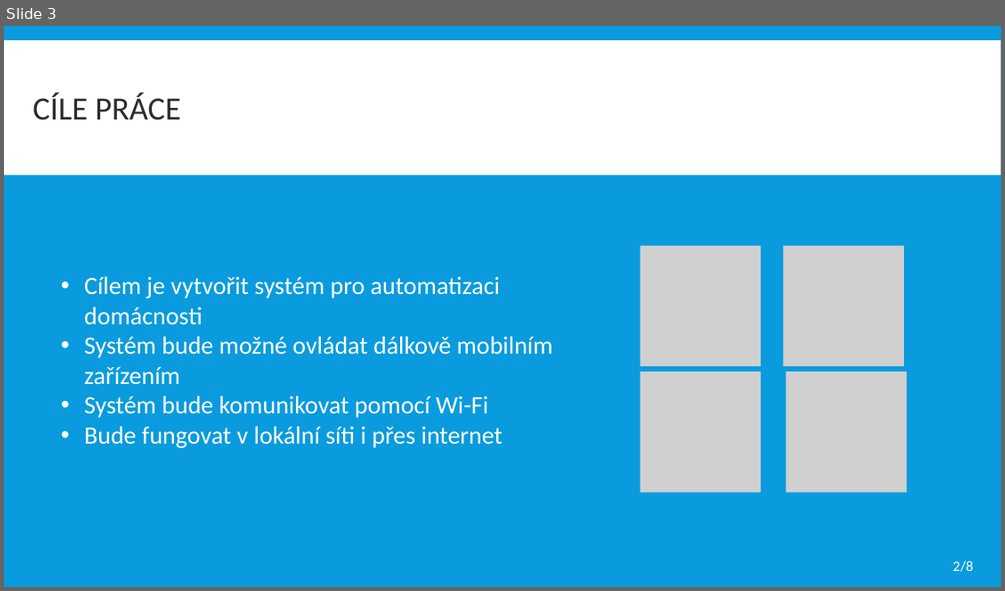
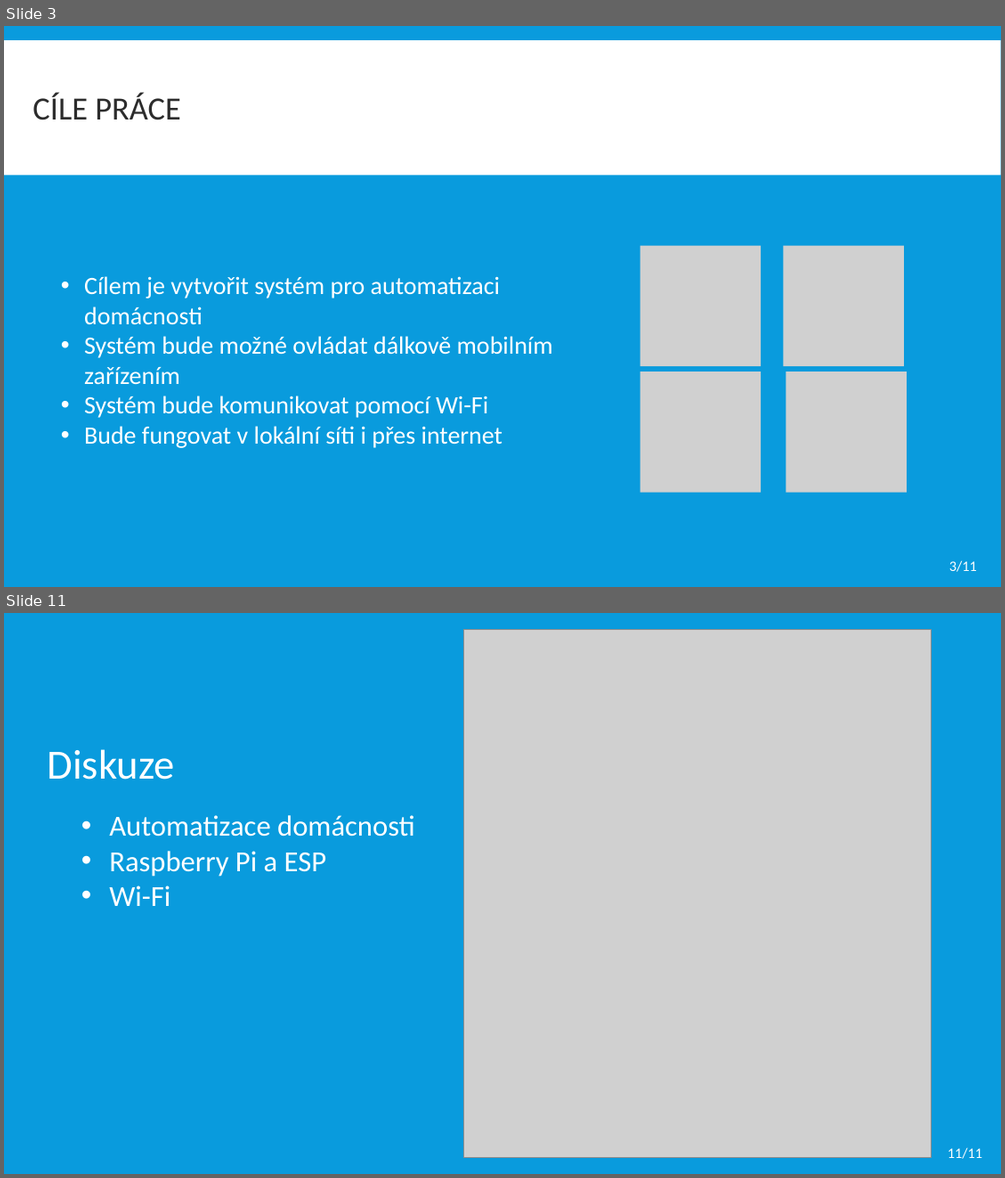
Before and after one commit to dinoq/RPi-Smart-Home, a slide deck: BP/Obhajoba BP/2021/ITT prezentace.pptx. Shown one above the other, each under a label of ours: slide 3 before the commit, slides 3 and 11 after it; the slides between them are not shown. The pictures are 1005x591 and 1005x1178 pixels, drawn with LibreOffice and Linux fonts; fonts in the diff are those of the drawing; grey boxes stand for pictures. Boxes give left, top, right and bottom in pixels: in the first picture for what was removed or moved away, otherwise in the second. Text is boxed around its words. In the diff, an @@ line names an element or a change of style, - is before the commit and + after.

```diff
--- a/BP/Obhajoba BP/2021/ITT prezentace.pptx
+++ b/BP/Obhajoba BP/2021/ITT prezentace.pptx
@@ slide 11 added at <box>4,613,1001,1174</box>, background #099BDD @@
@@ picture added at <box>464,629,931,1157</box> @@
@@ text added at <box>48,749,175,779</box>, 40 pt, text #FFFFFF @@
+Diskuze
@@ text added at <box>109,815,415,906</box>, 28 pt, text #FFFFFF @@
+• Automatizace domácnosti
+• Raspberry Pi a ESP
+• Wi-Fi
@@ text added at <box>947,1147,982,1159</box>, 14 pt, text #FFFFFF @@
+11/11
@@ slide 3 changed as well @@
@@ text at <box>949,560,977,572</box>: text changed @@
-2/8
+3/11
```
Also in this commit, not shown: 1 other slide changed, 8 other slides added, 2 slides removed, 11 other files.
